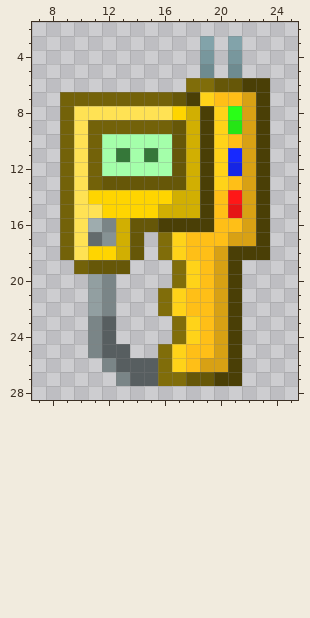
Two states of a pixel-art sprite, Resources/Textures/_Harmony/Objects/Tools/multitool.rsi/icon.png. This is how it looked before the edit.
The file is 32x32 pixels. Colours within 5 levels of each other are drawn and written as one. Shown: x 7..25, y 2..28.
After the commit:
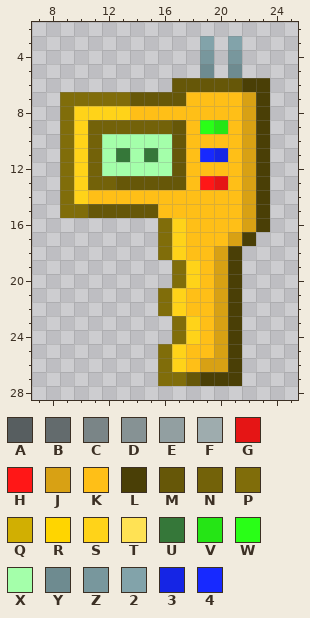
Palette (. is transparent): A #575e60  B #636b6d  C #7a8587  D #869294  E #929fa1  F #9eacae  G #e51515  H #ff1717  J #d8a114  K #ffbf17  L #4a3f06  M #665708  N #736209  P #806d0a  Q #d1af02  R #ffd500  S #ffd319  T #ffe254  U #357739  V #25e515  W #29ff17  X #a4ffaa  Y #6e8b90  Z #78979d  2 #82a3aa  3 #1525e5  4 #1729ff
From old to new:
y 6: x 17..19 .PP -> MMM
y 7: x 9..16 NNNNNNNN -> PPPPPMMM; x 18..19 LS -> KK
y 8: x 9..21 NTTTTTTTRQLSW -> PSSSSKKKKKKKK
y 9: x 9..10 NT -> PS; x 18..21 QLSV -> KWVK
y 10: x 9..10 NT -> PS; x 18..20 QLS -> KKK
y 11: x 9..10 NT -> PS; x 18..21 QLS4 -> K43K
y 12: x 9..10 NT -> PS; x 18..21 QLS3 -> KKKK
y 13: x 9..10 NT -> PS; x 12 M -> N; x 18..20 QLS -> KHG
y 14: x 9..19 NTRRRRRRQQL -> PSKKKKKKKKK; x 21 H -> K
y 15: x 9..19 NTTRRRRQQQL -> PPMMMMMKKKK; x 21 G -> K
y 16: x 9..19 NTFCQMMLLLL -> .......PSKK
y 17: x 9..14 NTBDQM -> ......; x 22..23 JL -> L.
y 18: x 9..14 NTRRQM -> ......; x 22..23 LL -> ..
y 19: x 10..13 NMMM -> ....
y 20..22: x 11..12 EC -> ..
y 23..24: x 11..12 CA -> ..
y 25: x 11..13 CAA -> ...
y 26: x 12..15 CAAA -> ....
y 27: x 13..15 CAA -> ...; x 19 M -> L
Boxes around the changes in both pictures, in picture pixels (x1, y1, x2, y2):
changed: (60, 78, 270, 386)
